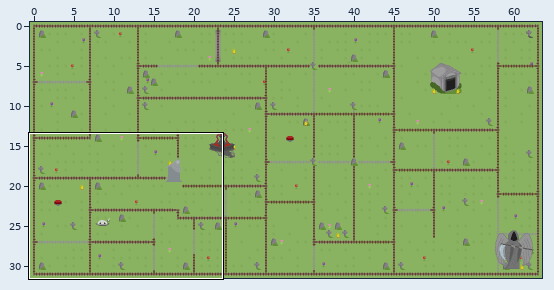
One commit to this Tiled map (JSON): assets/tilemaps/bothMapsWithObjects.json. Above: a wide view before the commit, with the close-up outlined.
Close-up. Before:
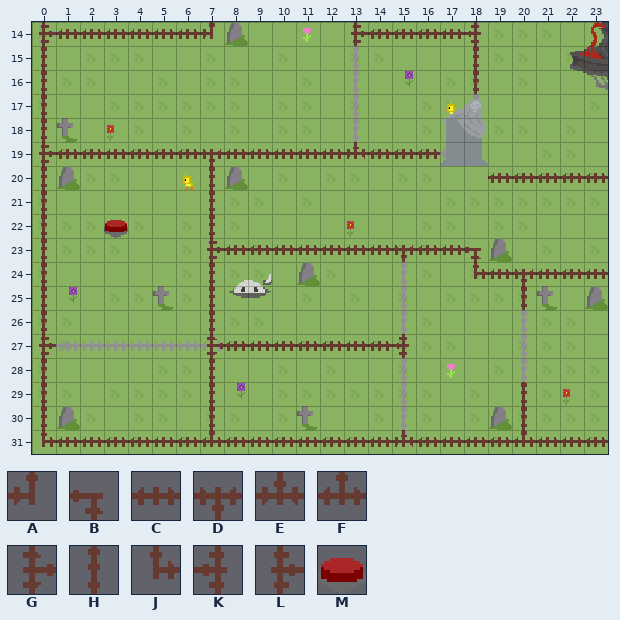
Cells are 16x16 px. Shown: x 0..23, y 14..31. The commit also changed other parts of the map, which this record leaves out.
Key: from "mapAssetsTilemap": A 24 turned 180, B 24 turned 90, C 25, D 26, E 26 flipped up-down, F 27, G 27 turned 90, H 28, J 29, K 41, L 41 flipped left-right, M 101.
_ is an empty cell.
Layers that did not change in this view are not listed.
Layer "Dist_Gates" before, first column x 0:
14 LCCCCCCA_____LCCCCK_____
15 H_________________H_____
16 H_________________H_____
17 H_______________________
18 H_______________________
19 LCCCCCCDCCCCCECCC_______
20 H______H___________CCCCC
21 H______H________________
22 H______H________________
23 H______LCCCCCCCDCCB_____
24 H______H__________JCDCCC
25 H______H____________H___
26 H______H________________
27 L______GCCCCCCCK________
28 H______H________________
29 H______H____________H___
30 H______H____________H___
31 JCCCCCCFCCCCCCCECCCCFCCC
After:
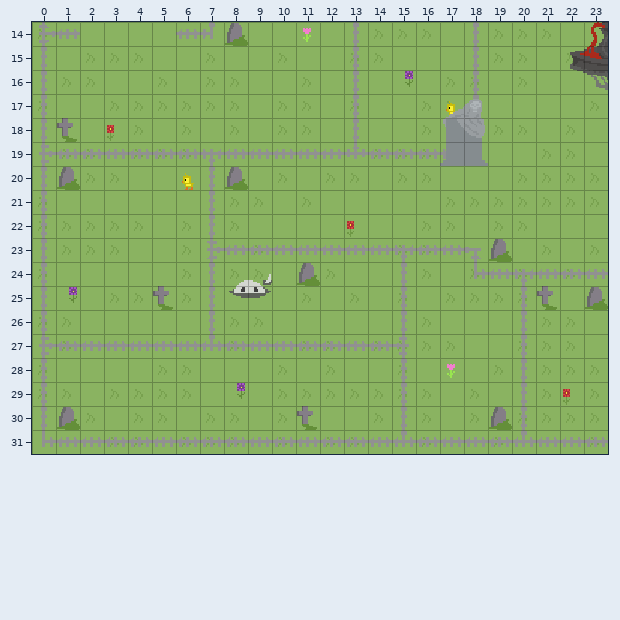
Message: JSON but no gate blocked
The exact change:
Changed rows in their new state; . is an unchanged cell.
Layer "Button1_Door1":
first column x 3:
22 _
Layer "Dist_Gates" (now hidden):
first column x 0:
14 ________.....______.....
15 _................._.....
16 _................._.....
17 _.......................
18 _.......................
19 _________________.......
20 _......_..........._____
21 _......_................
22 _......_................
23 _......____________.....
24 _......_..........______
25 _......_............_...
26 _......_................
27 _......_________........
28 _......_................
29 _......_............_...
30 _......_............_...
31 ________________________
Where, in picture pixels (left, top, right, bottom), the same in both close-ups:
removed: (39, 22, 608, 447)
